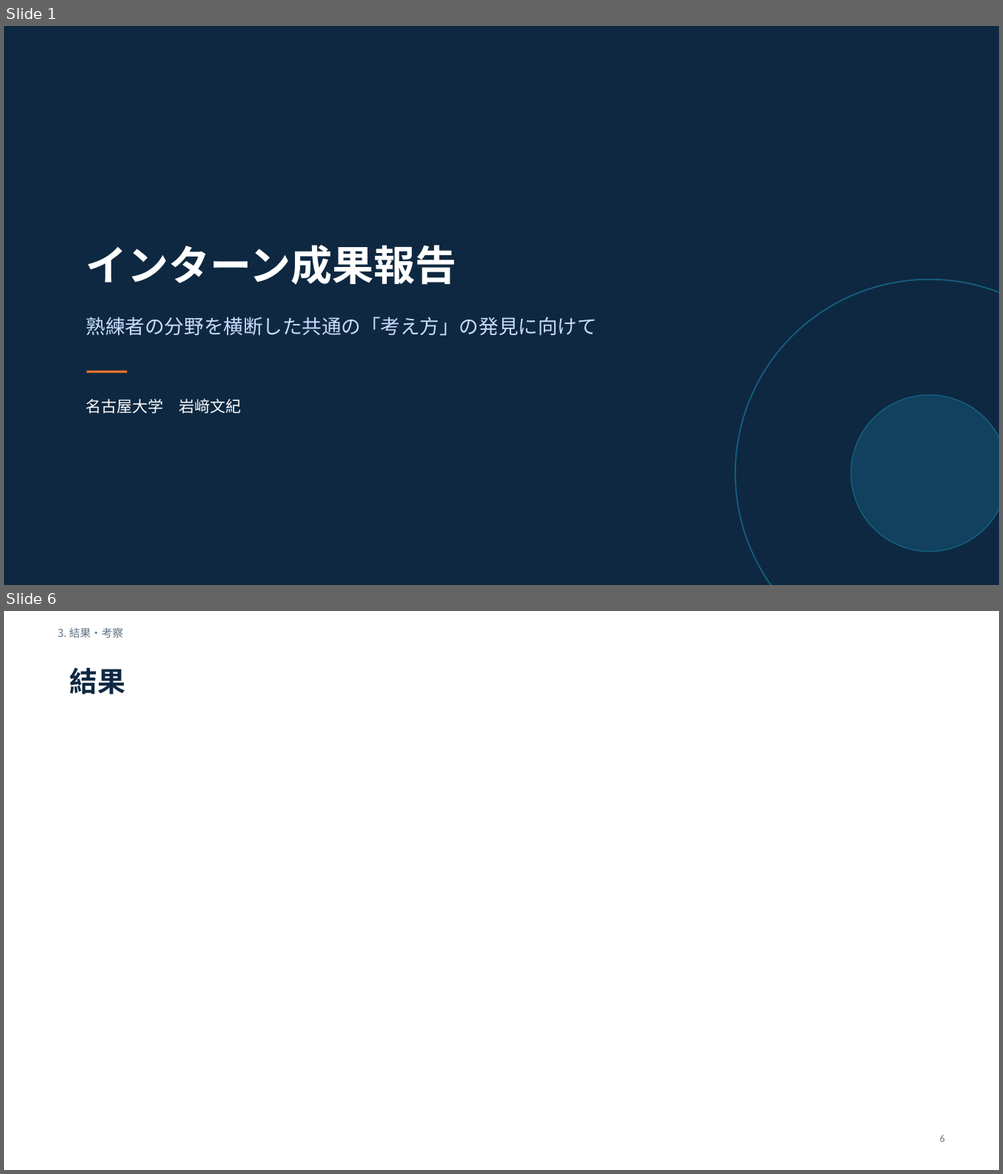
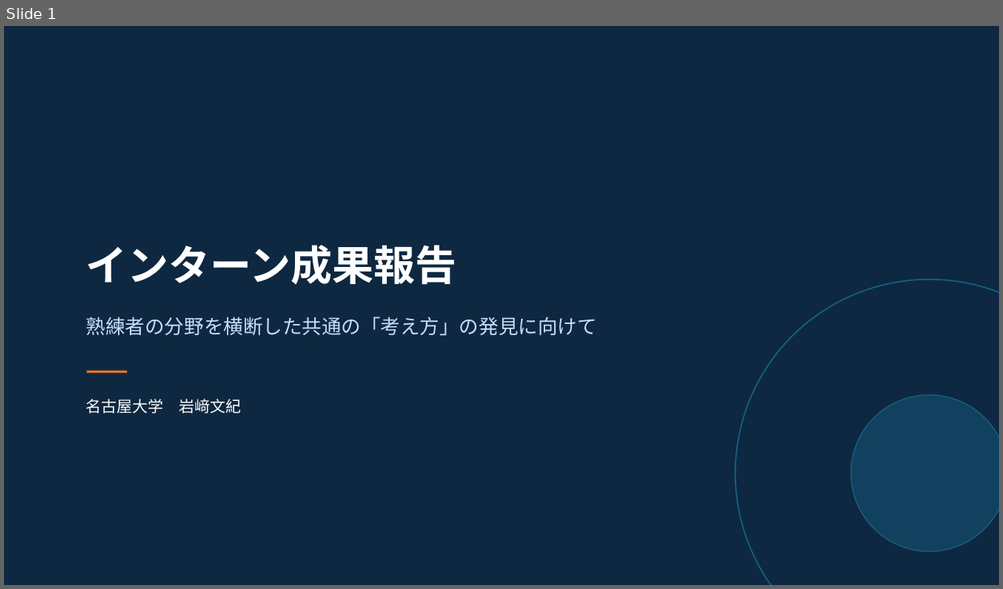
Before and after one commit to fumin0ri/structuring, a slide deck: インターン成果報告.pptx. Shown one above the other, each under a label of ours: slides 1 and 6 before the commit, slide 1 after it; the slides between them are not shown. The pictures are 1003x1174 and 1003x589 pixels, drawn with LibreOffice and Linux fonts; fonts in the diff are those of the drawing. Boxes give left, top, right and bottom in pixels: in the first picture for what was removed or moved away, otherwise in the second. Text is boxed around its words. In the diff, an @@ line names an element or a change of style, - is before the commit and + after.

```diff
--- a/インターン成果報告.pptx
+++ b/インターン成果報告.pptx
@@ slide 6 removed at [4,611,999,1170], background #FFFFFF @@
@@ text removed at [58,627,123,638] @@
-3. 結果・考察
@@ text removed at [70,668,126,695] @@
-結果
@@ text removed at [939,1135,945,1142] @@
-6
```
Also in this commit, not shown: 12 slides changed, 3 slides added, 2 other slides removed.
